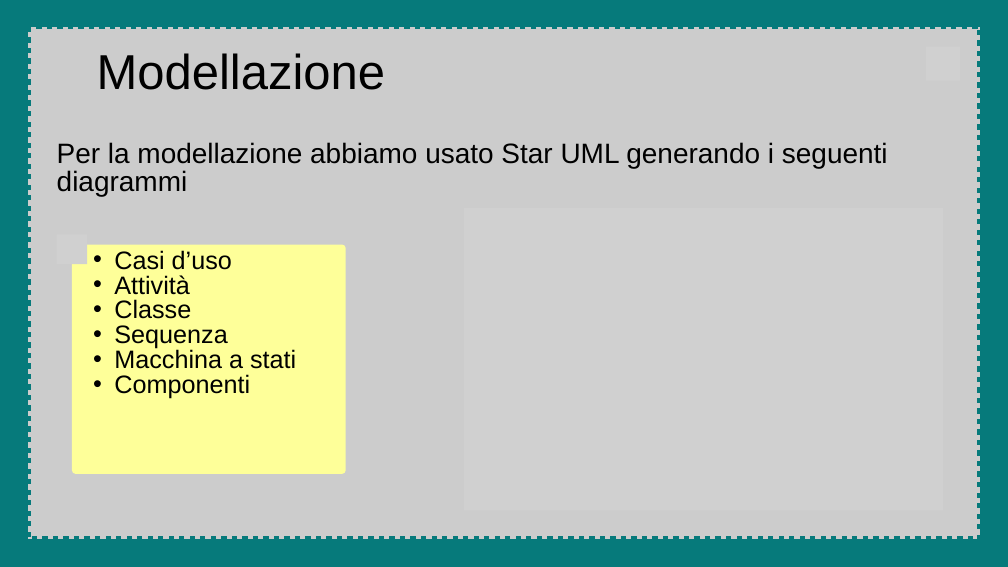
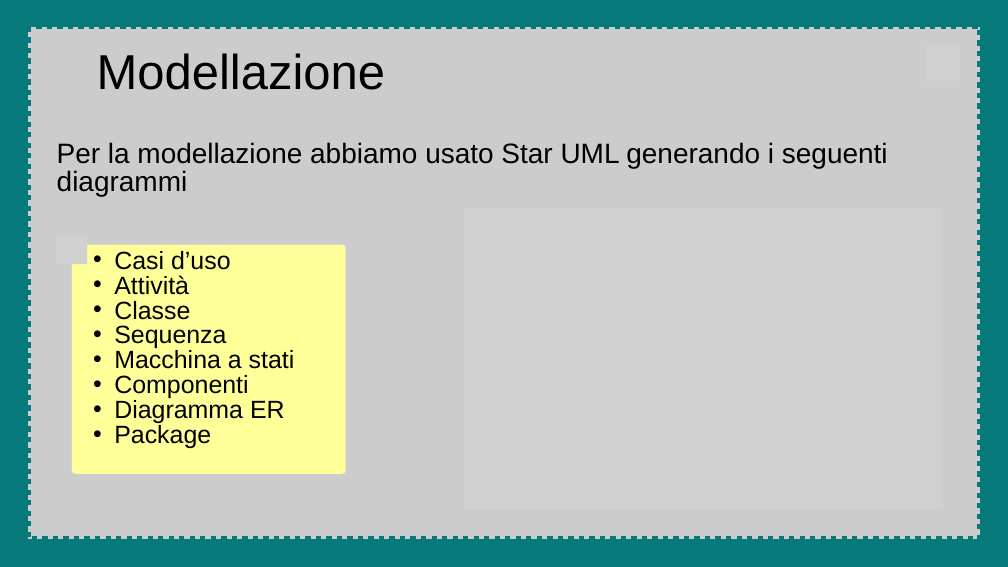
Before and after one commit to ColoErMejo/Fatturify_IngSoftware23-24, a slide deck: slide 13 of Documentazione/Progetto ingegneria del software.pptx. Drawn at 1008x567 pixels with LibreOffice and Linux fonts; fonts in the diff are those of the drawing; grey boxes stand for pictures. Boxes give left, top, right and bottom in pixels: in the first picture for what was removed or moved away, otherwise in the second. Text is boxed around its words. In the diff, an @@ line names an element or a change of style, - is before the commit and + after.

```diff
--- a/Documentazione/Progetto ingegneria del software.pptx
+++ b/Documentazione/Progetto ingegneria del software.pptx
@@ text at bbox=[114, 251, 295, 399]: size 36 to 35.6 pt in "Casi d’uso", "Attività", "Classe", "Sequenza" and 2 more places @@
@@ text at bbox=[114, 398, 285, 448]: paragraphs added @@
+  • Diagramma ER
+  • Package
```
Also in this commit, not shown: 2 other slides changed, 1 slide added.
